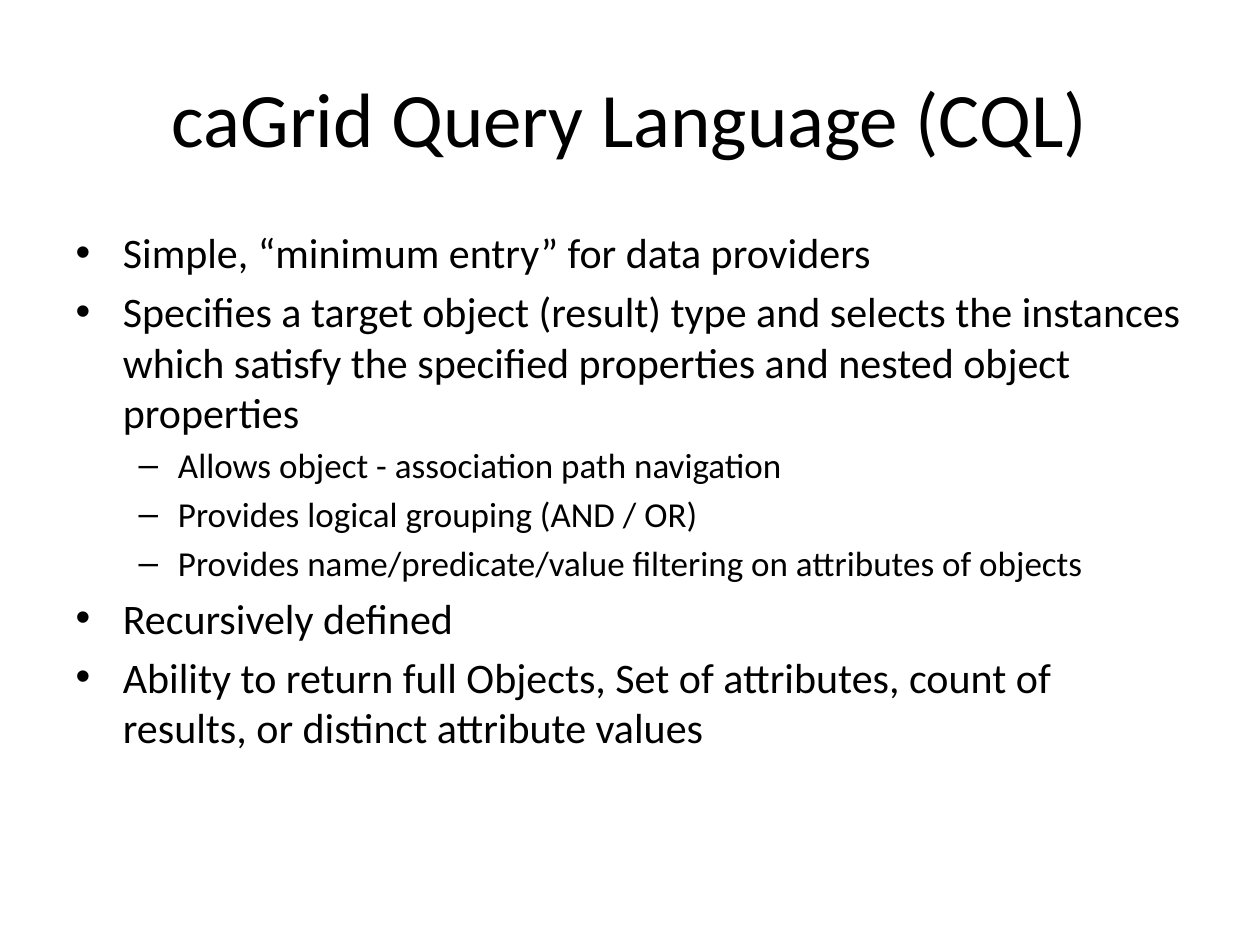
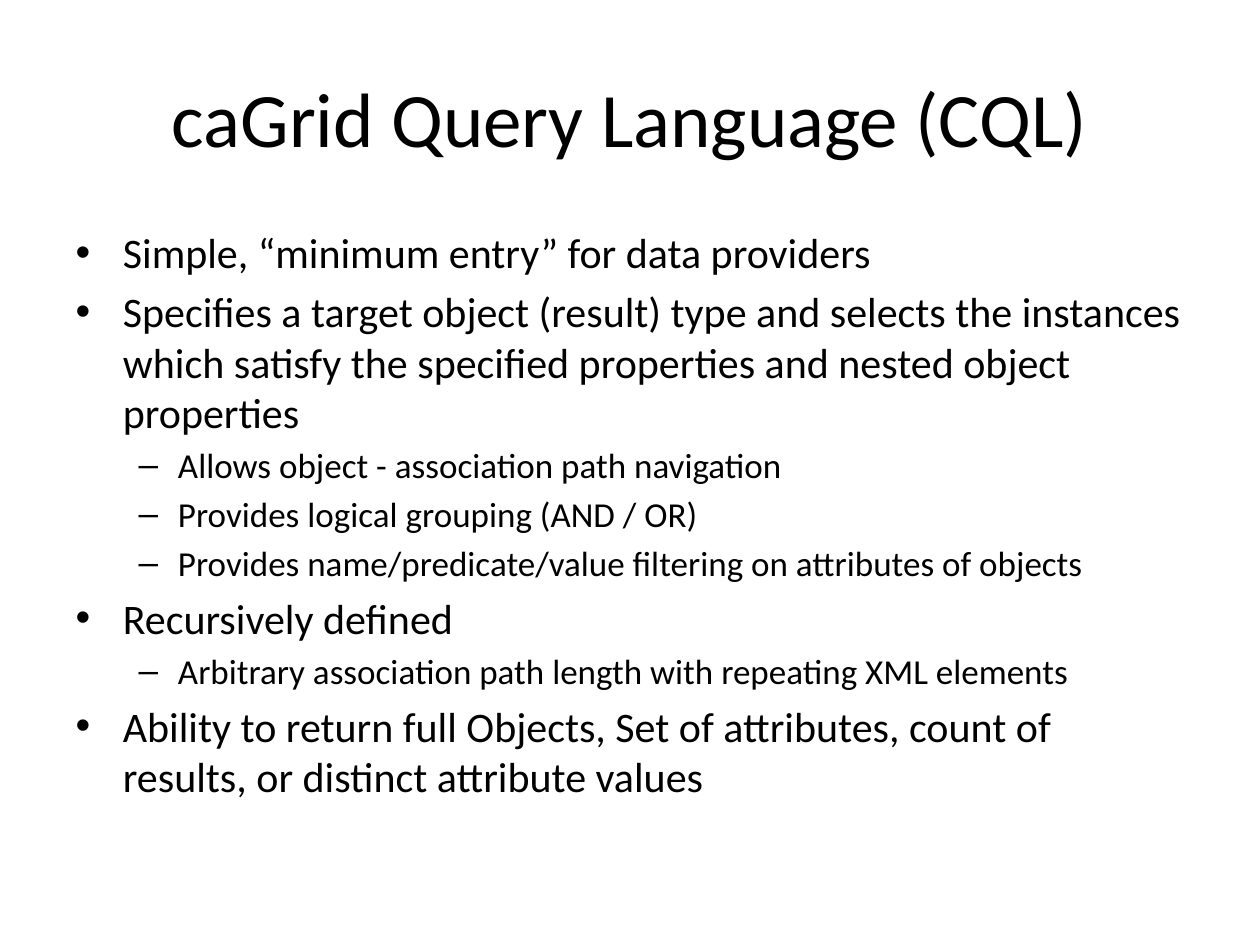
Before and after one commit to NCIP/cagrid-grid-incubation, a slide deck: slide 8 of grid-incubation/incubator/projects/i2b2DataServiceStyle/slides/Beta Demo.pptx. Drawn at 1260x945 pixels with LibreOffice and Linux fonts; fonts in the diff are those of the drawing. Boxes give left, top, right and bottom in pixels: in the first picture for what was removed or moved away, otherwise in the second. Text is boxed around its words. In the diff, an @@ line names an element or a change of style, - is before the commit and + after.

```diff
--- a/grid-incubation/incubator/projects/i2b2DataServiceStyle/slides/Beta Demo.pptx
+++ b/grid-incubation/incubator/projects/i2b2DataServiceStyle/slides/Beta Demo.pptx
@@ text at box(178, 659, 1068, 690): paragraph added @@
+  – Arbitrary association path length with repeating XML elements
```
Also in this commit, not shown: 4 other slides changed, 1 slide added.
